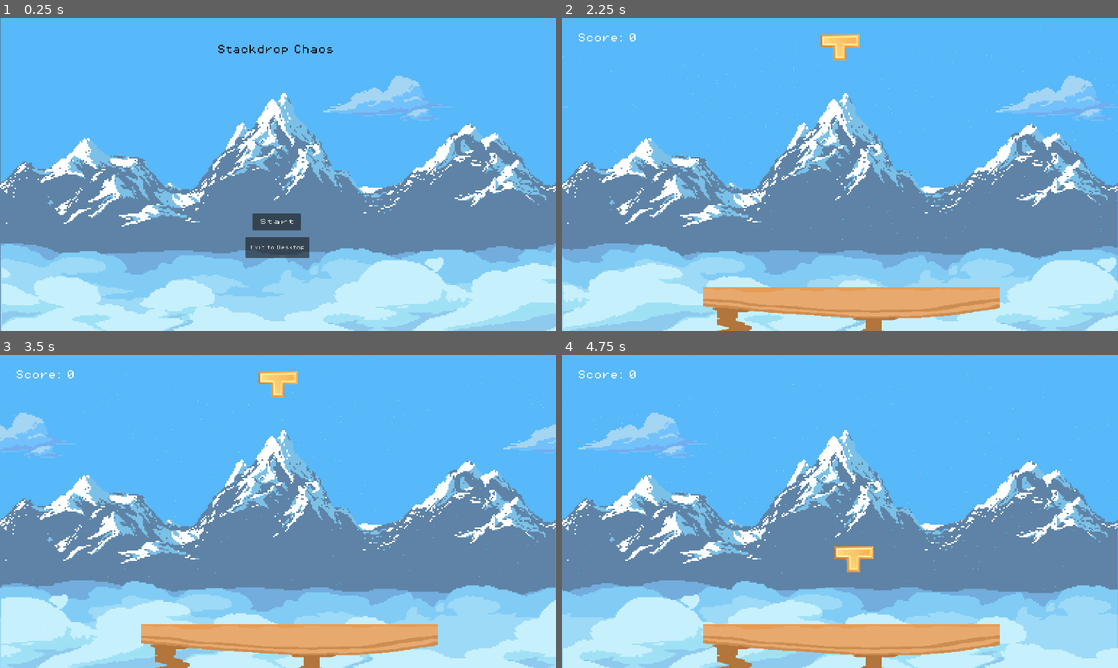
Above: before the commit, frames 1-4 (two rows, left to right).
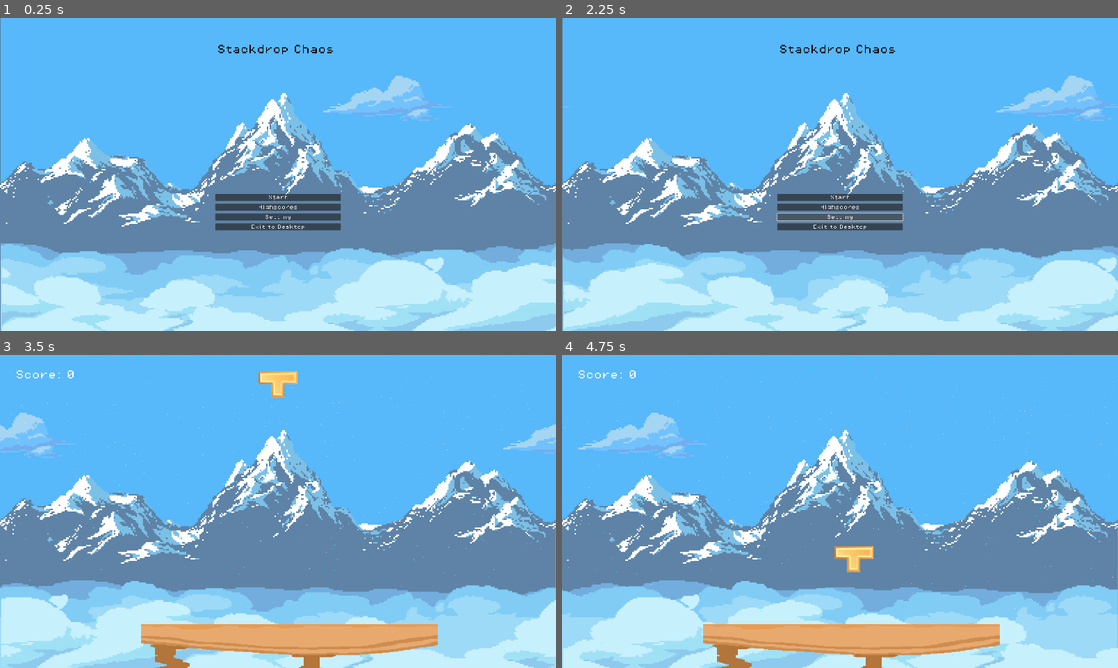
Above: after the commit, the same moments.

Repository: NoahGram/Stackdrop-Chaos
Game: Godot game, scene res://scene/Titlescreen.tscn
Same seed, same stepped clock (60 frames per second), same inputs: the game is played once before the commit and once after it.
Inputs (mouse positions are in pixels of both pictures, inside the frame that each line leads up to):
- Up to frame 1 (0.25 s): no input
- Up to frame 2 (2.25 s): click (840, 205) at 0.5 s, where only the run after the commit has a clickable "Highscores"; click (840, 293) at 1.25 s, where only the run after the commit has a clickable "Back to Titlescreen"; click (840, 218) at 2 s, where only the run after the commit has a clickable "Setting"
- Up to frame 3 (3.5 s): click (278, 533) at 2.75 s, where only the run after the commit has a clickable "Start"
- Up to frame 4 (4.75 s): hold D (right) 3.53-4.28 s; tap Space (drop_block) at 3.6, 4.35 s; hold A (left) from 4.28 s (still down)

The runs differ from the first frame. In frame 1, 2.5% of the frame differs, in the area x 38-62%, y 56-77%; in frame 2, 10%, in the area x 0-100%, y 0-100%; in frame 3, 0.2%; in frame 4, 0.2%.

Commit message:
Added SaveManager for saving player Highscores & Audio Settings

Diff:
--- /dev/null
+++ b/data/SaveManager.gd
@@ -0,0 +1,37 @@
+extends Node
+
+const SAVE_PATH := "user://highscore.json"
+var high_scores: Array = []
+
+func _ready():
+	load_high_scores()
+
+func add_score(new_score: int) -> void:
+	high_scores.append(new_score)
+	high_scores.sort()
+	high_scores.reverse()
+	high_scores = high_scores.slice(0, 10)
+	save_high_scores()
+
+func save_high_scores() -> void:
+	var file = FileAccess.open(SAVE_PATH, FileAccess.WRITE)
+	var data = { "scores": high_scores }
+	file.store_string(JSON.stringify(data))
+	file.close()
+
+func load_high_scores() -> void:
+	if FileAccess.file_exists(SAVE_PATH):
+		var file = FileAccess.open(SAVE_PATH, FileAccess.READ)
+		var data = JSON.parse_string(file.get_as_text())
+		if typeof(data) == TYPE_DICTIONARY and data.has("scores"):
+			high_scores = data["scores"]
+		file.close()
+	else:
+		high_scores = []
+
+func clear_save_data():
+	if FileAccess.file_exists(SAVE_PATH):
+		var file = FileAccess.open(SAVE_PATH, FileAccess.WRITE)
+		file.store_string("{}")
+		file.close()
+		high_scores.clear()
--- a/globals/music/background_music.tscn
+++ b/globals/music/background_music.tscn
@@ -8,4 +8,3 @@
 stream = ExtResource("1_yit7v")
 volume_db = -20.0
 autoplay = true
-parameters/looping = true
--- a/project.godot
+++ b/project.godot
@@ -19,6 +19,7 @@
 
 ScoreManager="*res://globals/score_manager.gd"
 BackgroundMusic="*res://globals/music/background_music.tscn"
+SaveManager="*res://data/SaveManager.gd"
 
 [display]
 
--- a/scene/Titlescreen.tscn
+++ b/scene/Titlescreen.tscn
@@ -1,31 +1,31 @@
 [gd_scene load_steps=17 format=3 uid="uid://bfibwuhofi8od"]
 
-[ext_resource type="Script" uid="uid://w83kqbxbg4nk" path="res://script/titlescreen.gd" id="1_bkbvy"]
-[ext_resource type="Texture2D" uid="uid://bgrfk3m55qu6c" path="res://assets/background/Glacial-mountains-parallax-background_vnitti/Layers/glacial_mountains.png" id="2_ho2gf"]
-[ext_resource type="FontFile" uid="uid://kc3lu3wqhvfu" path="res://assets/fonts/PixelOperator8.ttf" id="3_u4o5h"]
-[ext_resource type="Shader" uid="uid://drhs576558g1w" path="res://shader/scroll_fast.gdshader" id="3_vrmf4"]
-[ext_resource type="Texture2D" uid="uid://d1o3yocebivvr" path="res://assets/background/Glacial-mountains-parallax-background_vnitti/Layers/cloud_lonely.png" id="4_i7d8b"]
-[ext_resource type="Texture2D" uid="uid://8gqreqlskbfj" path="res://assets/background/Glacial-mountains-parallax-background_vnitti/Layers/sky_lightened.png" id="5_0odtj"]
-[ext_resource type="Shader" uid="uid://gsd38r8yu8bi" path="res://shader/scroll.gdshader" id="5_ho2gf"]
-[ext_resource type="Texture2D" uid="uid://dmokecqtro8ny" path="res://assets/background/Glacial-mountains-parallax-background_vnitti/Layers/clouds_mg_3.png" id="6_0odtj"]
-[ext_resource type="Texture2D" uid="uid://ug41pv8651df" path="res://assets/background/Glacial-mountains-parallax-background_vnitti/Layers/clouds_mg_2.png" id="7_ojg6b"]
-[ext_resource type="Texture2D" uid="uid://co6sj06bx8j65" path="res://assets/background/Glacial-mountains-parallax-background_vnitti/Layers/clouds_mg_1.png" id="8_gqf13"]
-[ext_resource type="Shader" uid="uid://i5m1r21cjxs1" path="res://shader/scroll_slow.gdshader" id="8_ojg6b"]
+[ext_resource type="Script" uid="uid://w83kqbxbg4nk" path="res://script/titlescreen.gd" id="1_vi6l8"]
+[ext_resource type="Texture2D" uid="uid://bgrfk3m55qu6c" path="res://assets/background/Glacial-mountains-parallax-background_vnitti/Layers/glacial_mountains.png" id="2_rmg7h"]
+[ext_resource type="Shader" uid="uid://drhs576558g1w" path="res://shader/scroll_fast.gdshader" id="3_xmbbb"]
+[ext_resource type="Texture2D" uid="uid://d1o3yocebivvr" path="res://assets/background/Glacial-mountains-parallax-background_vnitti/Layers/cloud_lonely.png" id="4_e0fa0"]
+[ext_resource type="Texture2D" uid="uid://8gqreqlskbfj" path="res://assets/background/Glacial-mountains-parallax-background_vnitti/Layers/sky_lightened.png" id="5_feoqi"]
+[ext_resource type="Shader" uid="uid://gsd38r8yu8bi" path="res://shader/scroll.gdshader" id="6_3qoos"]
+[ext_resource type="Texture2D" uid="uid://dmokecqtro8ny" path="res://assets/background/Glacial-mountains-parallax-background_vnitti/Layers/clouds_mg_3.png" id="7_uc3ii"]
+[ext_resource type="Shader" uid="uid://i5m1r21cjxs1" path="res://shader/scroll_slow.gdshader" id="8_xpal3"]
+[ext_resource type="Texture2D" uid="uid://ug41pv8651df" path="res://assets/background/Glacial-mountains-parallax-background_vnitti/Layers/clouds_mg_2.png" id="9_k5u3u"]
+[ext_resource type="Texture2D" uid="uid://co6sj06bx8j65" path="res://assets/background/Glacial-mountains-parallax-background_vnitti/Layers/clouds_mg_1.png" id="10_4benu"]
+[ext_resource type="FontFile" uid="uid://kc3lu3wqhvfu" path="res://assets/fonts/PixelOperator8.ttf" id="11_ruxmo"]
 
 [sub_resource type="ShaderMaterial" id="ShaderMaterial_gqf13"]
-shader = ExtResource("3_vrmf4")
+shader = ExtResource("3_xmbbb")
 
 [sub_resource type="ShaderMaterial" id="ShaderMaterial_c41j0"]
-shader = ExtResource("5_ho2gf")
+shader = ExtResource("6_3qoos")
 
 [sub_resource type="ShaderMaterial" id="ShaderMaterial_gnn6u"]
-shader = ExtResource("8_ojg6b")
+shader = ExtResource("8_xpal3")
 
 [sub_resource type="ShaderMaterial" id="ShaderMaterial_2ls5l"]
-shader = ExtResource("3_vrmf4")
+shader = ExtResource("3_xmbbb")
 
 [sub_resource type="LabelSettings" id="LabelSettings_t2njo"]
-font = ExtResource("3_u4o5h")
+font = ExtResource("11_ruxmo")
 font_size = 32
 font_color = Color(0, 0, 0, 1)
 
@@ -45,74 +45,41 @@
 [node name="Mountains" type="Sprite2D" parent="Background/BackgroundLayer"]
 position = Vector2(960.5, 540)
 scale = Vector2(5.0026, 5)
-texture = ExtResource("2_ho2gf")
+texture = ExtResource("2_rmg7h")
 
 [node name="Clouds" type="Sprite2D" parent="Background/BackgroundLayer"]
 texture_repeat = 2
 material = SubResource("ShaderMaterial_gqf13")
 position = Vector2(963, 545)
 scale = Vector2(5.0026, 5)
-texture = ExtResource("4_i7d8b")
+texture = ExtResource("4_e0fa0")
 
 [node name="Skybox" type="Sprite2D" parent="Background/BackgroundLayer"]
 z_index = -1
 position = Vector2(962, 542.5)
 scale = Vector2(5.0026, 5.02315)
-texture = ExtResource("5_0odtj")
+texture = ExtResource("5_feoqi")
 
 [node name="BackClouds" type="Sprite2D" parent="Background/BackgroundLayer"]
 texture_repeat = 2
 material = SubResource("ShaderMaterial_c41j0")
 position = Vector2(963, 542.5)
 scale = Vector2(5.00521, 4.98611)
-texture = ExtResource("6_0odtj")
+texture = ExtResource("7_uc3ii")
 
 [node name="MidClouds" type="Sprite2D" parent="Background/BackgroundLayer"]
 texture_repeat = 2
 material = SubResource("ShaderMaterial_gnn6u")
 position = Vector2(961.5, 544.5)
 scale = Vector2(4.9974, 5.00463)
-texture = ExtResource("7_ojg6b")
+texture = ExtResource("9_k5u3u")
 
 [node name="FrontClouds" type="Sprite2D" parent="Background/BackgroundLayer"]
 texture_repeat = 2
 material = SubResource("ShaderMaterial_2ls5l")
 position = Vector2(964.75, 541.5)
 scale = Vector2(4.99609, 4.99537)
-texture = ExtResource("8_gqf13")
-
-[node name="Start" type="Button" parent="."]
-layout_mode = 1
-anchors_preset = -1
-anchor_left = 0.5
-anchor_top = 0.657
-anchor_right = 0.5
-anchor_bottom = 0.657
-offset_left = -88.0
-offset_top = -35.5599
-offset_right = 4.0
-offset_bottom = 16.4401
-grow_horizontal = 2
-grow_vertical = 2
-scale = Vector2(1.81723, 1.1356)
-theme_override_fonts/font = ExtResource("3_u4o5h")
-text = "Start"
-
-[node name="Exit" type="Button" parent="."]
-layout_mode = 1
-anchors_preset = -1
-anchor_left = 0.499
-anchor_top = 0.733
-anchor_right = 0.499
-anchor_bottom = 0.733
-offset_left = -110.08
-offset_top = -35.64
-offset_right = 109.92
-offset_bottom = 36.36
-grow_horizontal = 2
-grow_vertical = 2
-theme_override_fonts/font = ExtResource("3_u4o5h")
-text = "Exit to Desktop"
+texture = ExtResource("10_4benu")
 
 [node name="Label" type="Label" parent="."]
 layout_mode = 1
@@ -130,5 +97,45 @@
 horizontal_alignment = 1
 vertical_alignment = 1
 
-[connection signal="pressed" from="Start" to="." method="_on_start_pressed"]
-[connection signal="pressed" from="Exit" to="." method="_on_exit_pressed"]
+[node name="VBoxContainer" type="VBoxContainer" parent="."]
+layout_mode = 1
+anchors_preset = 8
+anchor_left = 0.5
+anchor_top = 0.5
+anchor_right = 0.5
+anchor_bottom = 0.5
+offset_left = -217.0
+offset_top = 40.0
+offset_right = 217.0
+offset_bottom = 221.0
+grow_horizontal = 2
+grow_vertical = 2
+theme_override_constants/separation = 10
+alignment = 1
+
+[node name="Start" type="Button" parent="VBoxContainer"]
+layout_mode = 2
+size_flags_vertical = 4
+theme_override_fonts/font = ExtResource("11_ruxmo")
+text = "Start"
+
+[node name="Highscores" type="Button" parent="VBoxContainer"]
+layout_mode = 2
+size_flags_vertical = 4
+theme_override_fonts/font = ExtResource("11_ruxmo")
+text = "Highscores"
+
+[node name="Button" type="Button" parent="VBoxContainer"]
+layout_mode = 2
+theme_override_fonts/font = ExtResource("11_ruxmo")
+text = "Setting"
+
+[node name="Exit" type="Button" parent="VBoxContainer"]
+layout_mode = 2
+size_flags_vertical = 4
+theme_override_fonts/font = ExtResource("11_ruxmo")
+text = "Exit to Desktop"
+
+[connection signal="pressed" from="VBoxContainer/Start" to="." method="_on_start_pressed"]
+[connection signal="pressed" from="VBoxContainer/Highscores" to="." method="_on_highscores_pressed"]
+[connection signal="pressed" from="VBoxContainer/Exit" to="." method="_on_exit_pressed"]
--- a/scene/game_manager.tscn
+++ b/scene/game_manager.tscn
@@ -1,8 +1,19 @@
-[gd_scene load_steps=4 format=3 uid="uid://c62w2k0sreilp"]
+[gd_scene load_steps=7 format=3 uid="uid://c62w2k0sreilp"]
 
 [ext_resource type="Script" uid="uid://doeym2yedai6w" path="res://script/game_manager.gd" id="1_3c3go"]
 [ext_resource type="PackedScene" uid="uid://bchfsjsuqu7n2" path="res://scene/game.tscn" id="2_a81tu"]
 [ext_resource type="FontFile" uid="uid://kc3lu3wqhvfu" path="res://assets/fonts/PixelOperator8.ttf" id="3_a81tu"]
+
+[sub_resource type="LabelSettings" id="LabelSettings_a81tu"]
+font = ExtResource("3_a81tu")
+font_size = 32
+
+[sub_resource type="LabelSettings" id="LabelSettings_8cna3"]
+font = ExtResource("3_a81tu")
+
+[sub_resource type="LabelSettings" id="LabelSettings_hy1te"]
+font = ExtResource("3_a81tu")
+font_size = 48
 
 [node name="GameManager" type="Node2D"]
 process_mode = 3
@@ -30,35 +41,78 @@
 grow_horizontal = 2
 grow_vertical = 2
 
-[node name="Resume" type="Button" parent="PauseScreen/Control/Panel"]
+[node name="VBoxContainer" type="VBoxContainer" parent="PauseScreen/Control/Panel"]
 layout_mode = 1
-anchors_preset = -1
-anchor_left = 0.521
-anchor_top = 0.577
-anchor_right = 0.521
-anchor_bottom = 0.577
-offset_left = -85.3201
-offset_top = -27.16
-offset_right = 84.6799
-offset_bottom = 26.84
+anchors_preset = 8
+anchor_left = 0.5
+anchor_top = 0.5
+anchor_right = 0.5
+anchor_bottom = 0.5
+offset_left = -185.0
+offset_top = -60.0
+offset_right = 186.0
+offset_bottom = 60.0
+grow_horizontal = 2
+grow_vertical = 2
+theme_override_constants/separation = 12
+alignment = 1
+
+[node name="Resume" type="Button" parent="PauseScreen/Control/Panel/VBoxContainer"]
+layout_mode = 2
 theme_override_fonts/font = ExtResource("3_a81tu")
 theme_override_font_sizes/font_size = 24
 text = "Resume"
 
-[node name="Quit" type="Button" parent="PauseScreen/Control/Panel"]
-layout_mode = 1
-anchors_preset = -1
-anchor_left = 0.521
-anchor_top = 0.663
-anchor_right = 0.521
-anchor_bottom = 0.663
-offset_left = -85.3201
-offset_top = -27.04
-offset_right = 84.6799
-offset_bottom = 26.96
+[node name="BackToTitlescreen" type="Button" parent="PauseScreen/Control/Panel/VBoxContainer"]
+layout_mode = 2
+theme_override_fonts/font = ExtResource("3_a81tu")
+theme_override_font_sizes/font_size = 24
+text = "Back to Titlescreen"
+
+[node name="Quit" type="Button" parent="PauseScreen/Control/Panel/VBoxContainer"]
+layout_mode = 2
 theme_override_fonts/font = ExtResource("3_a81tu")
 theme_override_font_sizes/font_size = 24
 text = "Quit"
 
-[connection signal="pressed" from="PauseScreen/Control/Panel/Resume" to="." method="_on_resume_pressed"]
-[connection signal="pressed" from="PauseScreen/Control/Panel/Quit" to="." method="_on_quit_pressed"]
+[node name="BackgroundMusicSlider" type="HSlider" parent="PauseScreen/Control/Panel"]
+layout_mode = 0
+offset_left = 876.0
+offset_top = 738.0
+offset_right = 1083.0
+offset_bottom = 795.0
+min_value = -80.0
+max_value = 0.0
+value = -20.0
+
+[node name="LabelAudio" type="Label" parent="PauseScreen/Control/Panel"]
+layout_mode = 0
+offset_left = 897.0
+offset_top = 667.0
+offset_right = 1037.0
+offset_bottom = 699.0
+text = "Music"
+label_settings = SubResource("LabelSettings_a81tu")
+
+[node name="LabelBackgroundMusic" type="Label" parent="PauseScreen/Control/Panel"]
+layout_mode = 0
+offset_left = 867.0
+offset_top = 724.0
+offset_right = 1085.0
+offset_bottom = 747.0
+text = "Background Music"
+label_settings = SubResource("LabelSettings_8cna3")
+
+[node name="LabelPause" type="Label" parent="PauseScreen/Control/Panel"]
+layout_mode = 0
+offset_left = 837.0
+offset_top = 101.0
+offset_right = 1089.0
+offset_bottom = 149.0
+text = "Paused"
+label_settings = SubResource("LabelSettings_hy1te")
+
+[connection signal="pressed" from="PauseScreen/Control/Panel/VBoxContainer/Resume" to="." method="_on_resume_pressed"]
+[connection signal="pressed" from="PauseScreen/Control/Panel/VBoxContainer/BackToTitlescreen" to="." method="_on_back_to_titlescreen_pressed"]
+[connection signal="pressed" from="PauseScreen/Control/Panel/VBoxContainer/Quit" to="." method="_on_quit_pressed"]
+[connection signal="value_changed" from="PauseScreen/Control/Panel/BackgroundMusicSlider" to="." method="_on_background_music_value_changed"]
--- /dev/null
+++ b/scene/highscore.tscn
@@ -0,0 +1,131 @@
+[gd_scene load_steps=17 format=3 uid="uid://dvb04dci26vka"]
+
+[ext_resource type="Script" uid="uid://dr2yqvqamfh10" path="res://script/highscore.gd" id="1_4jkwk"]
+[ext_resource type="Texture2D" uid="uid://bgrfk3m55qu6c" path="res://assets/background/Glacial-mountains-parallax-background_vnitti/Layers/glacial_mountains.png" id="1_oc5to"]
+[ext_resource type="Shader" uid="uid://drhs576558g1w" path="res://shader/scroll_fast.gdshader" id="2_md2a5"]
+[ext_resource type="Texture2D" uid="uid://d1o3yocebivvr" path="res://assets/background/Glacial-mountains-parallax-background_vnitti/Layers/cloud_lonely.png" id="3_4jkwk"]
+[ext_resource type="Texture2D" uid="uid://8gqreqlskbfj" path="res://assets/background/Glacial-mountains-parallax-background_vnitti/Layers/sky_lightened.png" id="4_shhaw"]
+[ext_resource type="Shader" uid="uid://gsd38r8yu8bi" path="res://shader/scroll.gdshader" id="5_wh718"]
+[ext_resource type="Texture2D" uid="uid://dmokecqtro8ny" path="res://assets/background/Glacial-mountains-parallax-background_vnitti/Layers/clouds_mg_3.png" id="6_lp1r2"]
+[ext_resource type="Shader" uid="uid://i5m1r21cjxs1" path="res://shader/scroll_slow.gdshader" id="7_31wt8"]
+[ext_resource type="Texture2D" uid="uid://ug41pv8651df" path="res://assets/background/Glacial-mountains-parallax-background_vnitti/Layers/clouds_mg_2.png" id="8_cirqa"]
+[ext_resource type="Texture2D" uid="uid://co6sj06bx8j65" path="res://assets/background/Glacial-mountains-parallax-background_vnitti/Layers/clouds_mg_1.png" id="9_kpybo"]
+[ext_resource type="FontFile" uid="uid://kc3lu3wqhvfu" path="res://assets/fonts/PixelOperator8.ttf" id="10_md2a5"]
+
+[sub_resource type="ShaderMaterial" id="ShaderMaterial_j0lbg"]
+shader = ExtResource("2_md2a5")
+
+[sub_resource type="ShaderMaterial" id="ShaderMaterial_hg0j8"]
+shader = ExtResource("5_wh718")
+
+[sub_resource type="ShaderMaterial" id="ShaderMaterial_skv8o"]
+shader = ExtResource("7_31wt8")
+
+[sub_resource type="ShaderMaterial" id="ShaderMaterial_nd6xp"]
+shader = ExtResource("2_md2a5")
+
+[sub_resource type="LabelSettings" id="LabelSettings_md2a5"]
+font = ExtResource("10_md2a5")
+font_size = 48
+
+[node name="Highscore" type="Control"]
+layout_mode = 3
+anchors_preset = 15
+anchor_right = 1.0
+anchor_bottom = 1.0
+grow_horizontal = 2
+grow_vertical = 2
+script = ExtResource("1_4jkwk")
+
+[node name="Background" type="ParallaxBackground" parent="."]
+
+[node name="BackgroundLayer" type="ParallaxLayer" parent="Background"]
+
+[node name="Mountains" type="Sprite2D" parent="Background/BackgroundLayer"]
+position = Vector2(960.5, 540)
+scale = Vector2(5.0026, 5)
+texture = ExtResource("1_oc5to")
+
+[node name="Clouds" type="Sprite2D" parent="Background/BackgroundLayer"]
+texture_repeat = 2
+material = SubResource("ShaderMaterial_j0lbg")
+position = Vector2(963, 545)
+scale = Vector2(5.0026, 5)
+texture = ExtResource("3_4jkwk")
+
+[node name="Skybox" type="Sprite2D" parent="Background/BackgroundLayer"]
+z_index = -1
+position = Vector2(962, 542.5)
+scale = Vector2(5.0026, 5.02315)
+texture = ExtResource("4_shhaw")
+
+[node name="BackClouds" type="Sprite2D" parent="Background/BackgroundLayer"]
+texture_repeat = 2
+material = SubResource("ShaderMaterial_hg0j8")
+position = Vector2(963, 542.5)
+scale = Vector2(5.00521, 4.98611)
+texture = ExtResource("6_lp1r2")
+
+[node name="MidClouds" type="Sprite2D" parent="Background/BackgroundLayer"]
+texture_repeat = 2
+material = SubResource("ShaderMaterial_skv8o")
+position = Vector2(961.5, 544.5)
+scale = Vector2(4.9974, 5.00463)
+texture = ExtResource("8_cirqa")
+
+[node name="FrontClouds" type="Sprite2D" parent="Background/BackgroundLayer"]
+texture_repeat = 2
+material = SubResource("ShaderMaterial_nd6xp")
+position = Vector2(964.75, 541.5)
+scale = Vector2(4.99609, 4.99537)
+texture = ExtResource("9_kpybo")
+
+[node name="Label" type="Label" parent="."]
+layout_mode = 1
+anchors_preset = 5
+anchor_left = 0.5
+anchor_right = 0.5
+offset_left = -20.0
+offset_top = 96.0
+offset_right = 20.0
+offset_bottom = 119.0
+grow_horizontal = 2
+text = "Highscores"
+label_settings = SubResource("LabelSettings_md2a5")
+
+[node name="ScoreList" type="VBoxContainer" parent="."]
+layout_mode = 1
+anchors_preset = 8
+anchor_left = 0.5
+anchor_top = 0.5
+anchor_right = 0.5
+anchor_bottom = 0.5
+offset_left = -20.0
+offset_top = -133.0
+offset_right = 20.0
+offset_bottom = 133.0
+grow_horizontal = 2
+grow_vertical = 2
+alignment = 1
+
+[node name="BackToTitlescreen" type="Button" parent="."]
+layout_mode = 0
+offset_left = 824.0
+offset_top = 934.0
+offset_right = 1096.0
+offset_bottom = 977.0
+theme_override_fonts/font = ExtResource("10_md2a5")
+text = "Back to Titlescreen"
+
+[node name="ClearSaveData" type="Button" parent="."]
+layout_mode = 0
+offset_left = 1429.0
+offset_top = 96.0
+offset_right = 1731.0
+offset_bottom = 128.0
+theme_override_fonts/font = ExtResource("10_md2a5")
+theme_override_font_sizes/font_size = 24
+text = "Clear Save-Data"
+
+[connection signal="pressed" from="BackToTitlescreen" to="." method="_on_back_to_titlescreen_pressed"]
+[connection signal="pressed" from="ClearSaveData" to="." method="_on_clear_save_data_pressed"]
--- a/script/blocks/movement.gd
+++ b/script/blocks/movement.gd
@@ -1,16 +1,22 @@
 extends RigidBody2D
 
 @export var is_active: bool = false
+@export var block_type: String = "tetris"
+
 @onready var spawner: Node2D = get_parent()
+@onready var ground_level: float = get_node("/root/GameManager/Main/Platform").position.y
+@onready var score_label: Label = get_node("/root/GameManager/Main/ScoreLabel")
 
 const move_speed: int = 4
 const rotation_speed: float = 90
+
+var score: int = 0
 var block_has_stopped: bool = false
+var current_state = BlockState.SPAWNING
 
 signal block_stopped
 
 enum BlockState { SPAWNING, ACTIVE, FALLING, LANDED }
-var current_state = BlockState.SPAWNING
 
 @export var animation_player: AnimationPlayer
 
@@ -22,12 +28,6 @@
 	"acid": 0,
 }
 
-@export var block_type: String = "tetris"
-@onready var ground_level: float = get_node("/root/GameManager/Main/Platform").position.y
-
-var score: int = 0
-@onready var score_label: Label = get_node("/root/GameManager/Main/ScoreLabel")
-
 
 func _ready():
 	set_contact_monitor(true)
@@ -38,19 +38,16 @@
 	current_state = new_state
 	match current_state:
 		BlockState.SPAWNING:
-			print("STATE: SPAWNING")
 			freeze = true
 			change_state(BlockState.ACTIVE)
 
 		BlockState.ACTIVE:
-			print("STATE: ACTIVE")
+			pass
 
 		BlockState.FALLING:
-			print("STATE: FALLING")
 			freeze = false
 
 		BlockState.LANDED:
-			print("STATE: LANDED")
 			calculate_score()
 			await get_tree().create_timer(0.5).timeout
 			if animation_player:
--- a/script/deathzone.gd
+++ b/script/deathzone.gd
@@ -8,5 +8,6 @@
 
 
 func _on_timer_timeout() -> void:
+	SaveManager.add_score(ScoreManager.total_score)
 	ScoreManager.total_score = 0
 	get_tree().call_deferred("reload_current_scene")
--- a/script/game_manager.gd
+++ b/script/game_manager.gd
@@ -1,6 +1,11 @@
 extends Node2D
 
 @onready var pause_screen: CanvasLayer = $PauseScreen
+@onready var title_screen = preload("res://scene/titlescreen.tscn")
+@onready var background_music_slider: HSlider = $PauseScreen/Control/Panel/BackgroundMusicSlider
+
+func _ready() -> void:
+	BackgroundMusic.get_node_or_null("AudioStreamPlayer").stream.loop = true
 
 func _unhandled_input(event: InputEvent):
 	if event.is_action_pressed("pause"):
@@ -18,3 +23,12 @@
 func _on_quit_pressed() -> void:
 	pause_screen.visible = !pause_screen.visible
 	get_tree().quit()
+
+
+func _on_back_to_titlescreen_pressed() -> void:
+	toggle_pause()
+	get_tree().change_scene_to_file("res://scene/titlescreen.tscn")
+
+
+func _on_background_music_value_changed(value: float) -> void:
+	BackgroundMusic.get_node_or_null("AudioStreamPlayer").volume_db = value
--- /dev/null
+++ b/script/highscore.gd
@@ -0,0 +1,65 @@
+extends Control
+
+@onready var score_list: VBoxContainer = $ScoreList
+
+var font = preload("res://assets/fonts/PixelOperator8.ttf")
+var font_color = Color("#222222")
+var font_size = 24
+var scores
+
+func _ready() -> void:
+	show_scores()
+
+func show_scores():
+	for child in score_list.get_children():
+		child.queue_free()
+
+	scores = SaveManager.high_scores
+
+	if scores.size() == 0:
+		var row = HBoxContainer.new()
+		var rank_label = Label.new()
+		rank_label.text = "No Entries Yet"
+		rank_label.size_flags_horizontal = Control.SIZE_EXPAND_FILL
+		rank_label.custom_minimum_size.x = 30
+		rank_label.add_theme_font_override("font", font)
+		rank_label.add_theme_color_override("font_color", font_color)
+		rank_label.add_theme_font_size_override("font_size", font_size)
+
+		row.add_child(rank_label)
+		score_list.add_child(row)
+		return
+
+	for i in scores.size():
+		var score = scores[i]
+
+		var row = HBoxContainer.new()
+
+		var rank_label = Label.new()
+		rank_label.text = "%d." % (i + 1)
+		rank_label.size_flags_horizontal = Control.SIZE_EXPAND_FILL
+		rank_label.custom_minimum_size.x = 30
+		rank_label.add_theme_font_override("font", font)
+		rank_label.add_theme_color_override("font_color", font_color)
+		rank_label.add_theme_font_size_override("font_size", font_size)
+
+		var score_label = Label.new()
+		score_label.text = "%d points" % score
+		score_label.size_flags_horizontal = Control.SIZE_EXPAND_FILL
+		score_label.add_theme_font_override("font", font)
+		score_label.add_theme_color_override("font_color", font_color)
+		score_label.add_theme_font_size_override("font_size", font_size)
+
+		row.add_child(rank_label)
+		row.add_child(score_label)
+
+		score_list.add_child(row)
+
+
+func _on_back_to_titlescreen_pressed() -> void:
+	get_tree().change_scene_to_file("res://scene/titlescreen.tscn")
+
+
+func _on_clear_save_data_pressed() -> void:
+	SaveManager.clear_save_data()
+	show_scores()
--- a/script/titlescreen.gd
+++ b/script/titlescreen.gd
@@ -1,10 +1,11 @@
 extends Control
 
-@onready var main_scene = preload("res://scene/game_manager.tscn")
-
-
 func _on_start_pressed() -> void:
-	get_tree().change_scene_to_packed(main_scene)
+	get_tree().change_scene_to_file("res://scene/game_manager.tscn")
 
 func _on_exit_pressed() -> void:
 	get_tree().quit()
+
+
+func _on_highscores_pressed() -> void:
+	get_tree().change_scene_to_file("res://scene/highscore.tscn")
Not shown, changed: assets/Gravity_Orb/gravity_orb.png.import
Not shown, added: data/SaveManager.gd.uid
Not shown: 1 places in scene/Titlescreen.tscn that only renumber resources
Not shown, added: script/highscore.gd.uid
